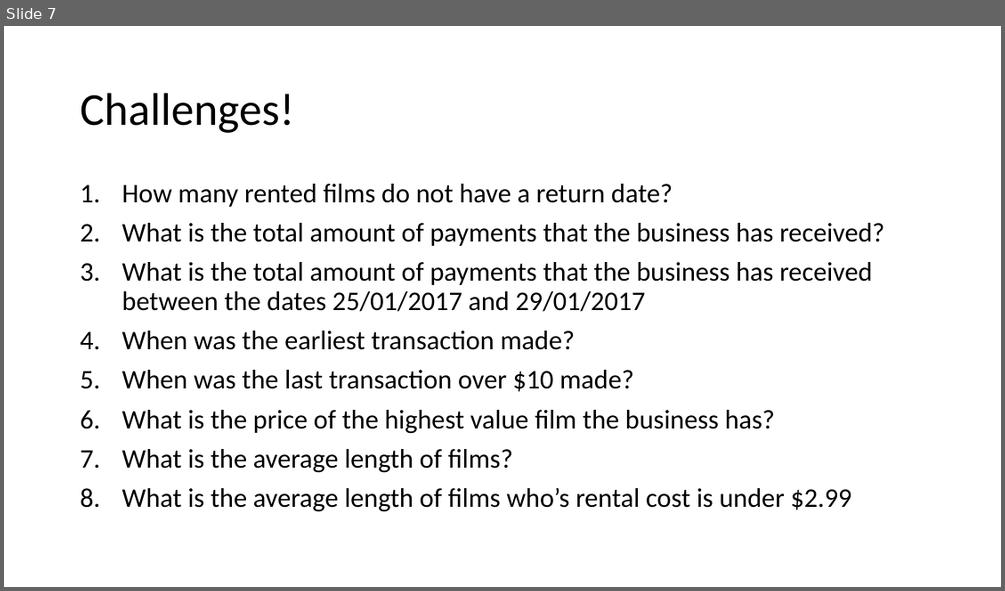
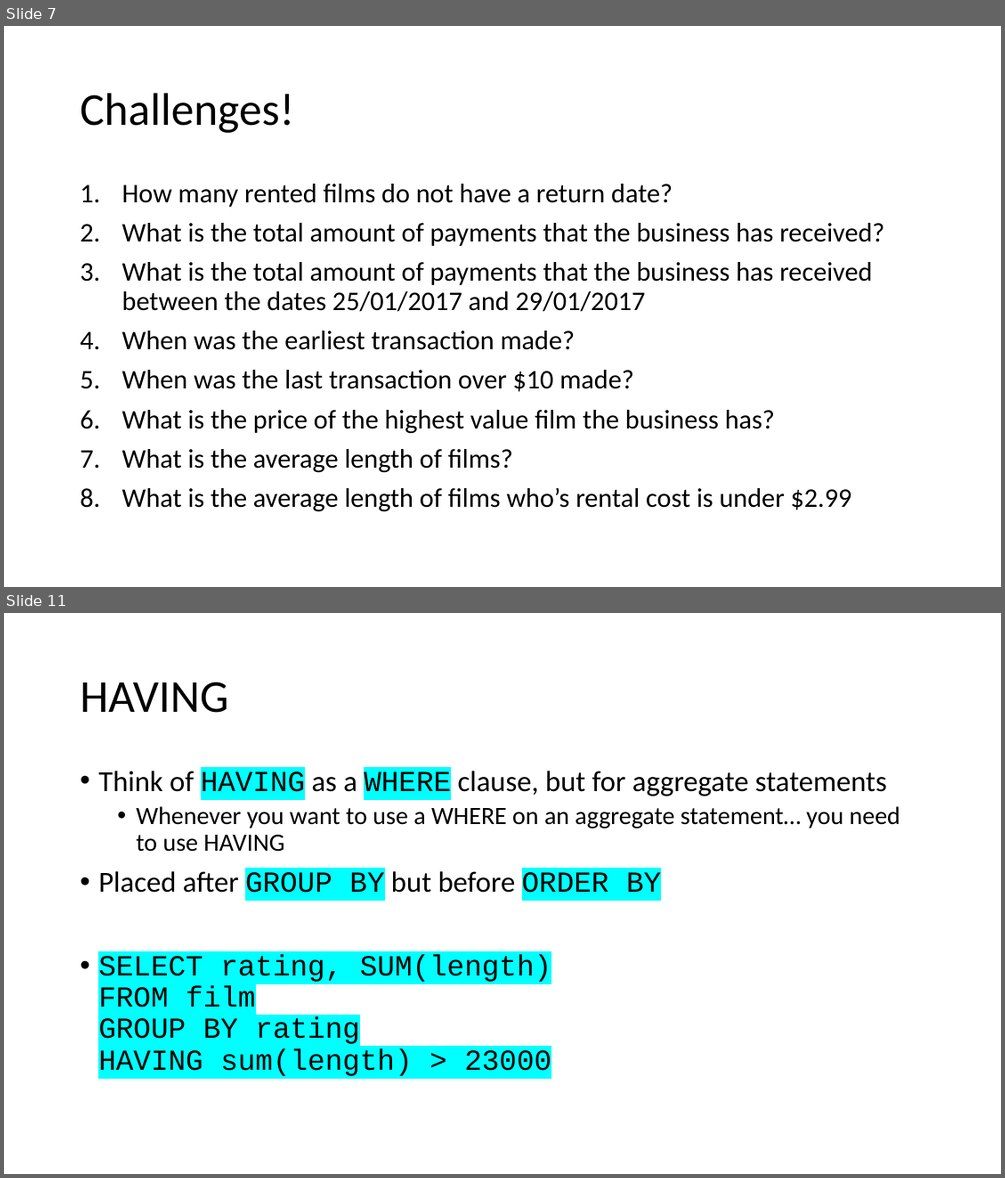
Before and after one commit to TataAndBigData/Practical-ML-DS, a slide deck: Chapter 2. Python for Data Scientists/Module 2. SQL/2. SQL Aggregations.pptx. Shown one above the other, each under a label of ours: slide 7 before the commit, slides 7 and 11 after it; the slides between them are not shown. The pictures are 1005x591 and 1005x1178 pixels, drawn with LibreOffice and Linux fonts; fonts in the diff are those of the drawing. Boxes give left, top, right and bottom in pixels: in the first picture for what was removed or moved away, otherwise in the second. Text is boxed around its words. In the diff, an @@ line names an element or a change of style, - is before the commit and + after.

```diff
--- a/Chapter 2. Python for Data Scientists/Module 2. SQL/2. SQL Aggregations.pptx
+++ b/Chapter 2. Python for Data Scientists/Module 2. SQL/2. SQL Aggregations.pptx
@@ slide 11 added at [4,613,1001,1174], background #FFFFFF @@
@@ title added at [80,682,228,713], 44 pt, text #000000 @@
+HAVING
@@ text added at [98,771,900,1076], 28 pt, text #000000 @@
+• Think of HAVING as a WHERE clause, but for aggregate statements
+  • Whenever you want to use a WHERE on an aggregate statement… you need to use HAVING
+• Placed after GROUP BY but before ORDER BY
+• SELECT rating, SUM(length)
+  FROM film
+  GROUP BY rating
+  HAVING sum(length) > 23000
```
Also in this commit, not shown: 1 slide changed, 9 other slides added, 1 slide removed.
